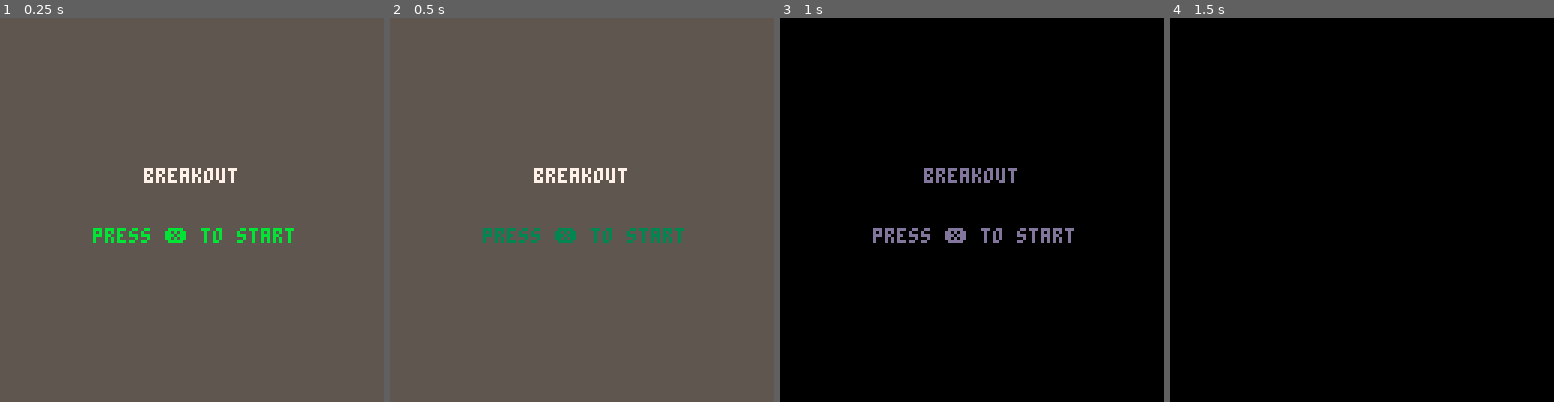
Above: before the commit, frames 1-4 (left to right).
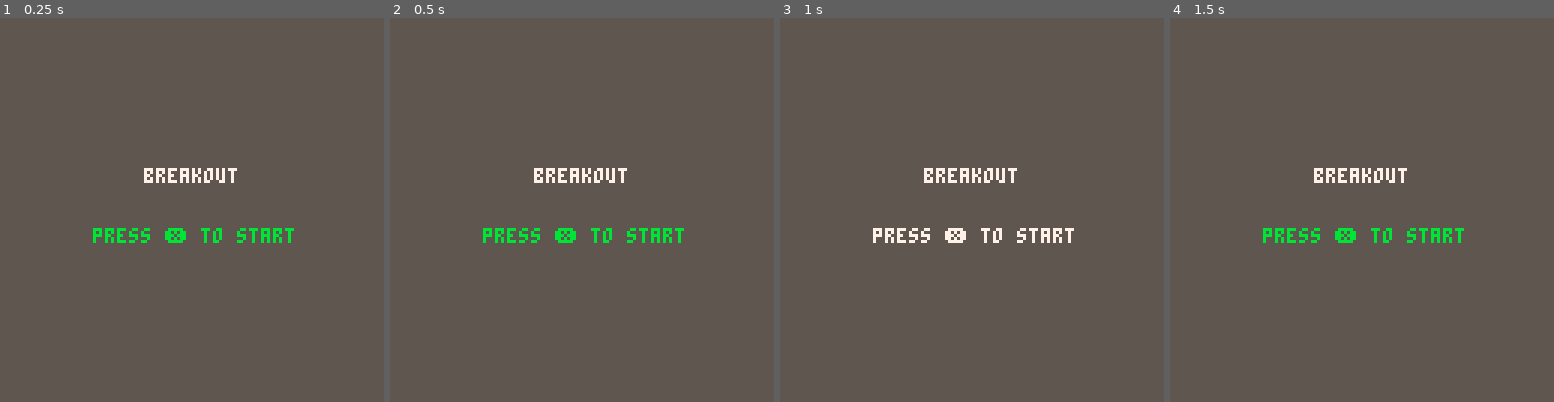
Above: after the commit, the same moments.

Repository: CaseyNord/Pico-8-Hero
Game: PICO-8 cartridge mybreakout.p8
Two runs of this game, one before a commit and one after it. Both use one fixed random seed, a clock stepped at 60 frames per second and the inputs below.
Inputs:
- Up to frame 1 (0.25 s): no input
- Up to frame 2 (0.5 s): tap X (X key) at 0.33 s
- Up to frame 3 (1 s): no input
- Up to frame 4 (1.5 s): tap X (X key) at 1.07 s

Frame 1 is identical in both runs. In frame 2, 0.8% of the frame differs, in the area x 24-77%, y 54-59%; in frame 3, 100%, in the area x 0-100%, y 0-100%; in frame 4, 100%.

Commit message:
refactoring juicyness section

Diff:
--- a/mybreakout.p8
+++ b/mybreakout.p8
@@ -166,7 +166,7 @@
 
 	--always update particles so they can always be used!
 	update_particles()
-	screenshake()
+	screen_shake()
 
 	if manager.mode=="game" then
 		update_game()
@@ -995,30 +995,30 @@
 -->8
 -- juicyness --
 
-function screenshake()
-	local _x = 16-rnd(32)
-	local _y = 16-rnd(32)
-
-	_x *= shake
-	_y *= shake
+function screen_shake()
+	local _x=16-rnd(32)
+	local _y=16-rnd(32)
+
+	_x*=shake
+	_y*=shake
 
 	camera(_x,_y)
 
-	shake *= 0.95
-	if shake < 0.05 then
-		shake = 0
+	shake*=0.95
+	if shake<0.05 then
+		shake=0
 	end
 end
 
 function blink(_blinksequence)
-	blink_frame += 1
-	if blink_frame > blink_speed then
-		blink_frame = 0
-		blink_seq_index += 1
-		if blink_seq_index > #_blinksequence then
-			blink_seq_index = 1
-		end
-		blink_color = _blinksequence[blink_seq_index]
+	blink_frame+=1
+	if blink_frame>blink_speed then
+		blink_frame=0
+		blink_seq_index+=1
+		if blink_seq_index>#_blinksequence then
+			blink_seq_index=1
+		end
+		blink_color=_blinksequence[blink_seq_index]
 	end
 end
 
@@ -1029,69 +1029,69 @@
 	end
 	arrow_mult_01=1+(2*(arrow_frame/arrow_anim_spd))
 
-	local arrow_frame_2=arrow_frame+(arrow_anim_spd/2)
-	if arrow_frame_2>arrow_anim_spd then
-		arrow_frame_2=arrow_frame_2-arrow_anim_spd
-	end
-	arrow_mult_02=1+(2*(arrow_frame_2/arrow_anim_spd))
+	local _arrow_frame_2=arrow_frame+(arrow_anim_spd/2)
+	if _arrow_frame_2>arrow_anim_spd then
+		_arrow_frame_2=_arrow_frame_2-arrow_anim_spd
+	end
+	arrow_mult_02=1+(2*(_arrow_frame_2/arrow_anim_spd))
 end
 
 function fadepal(_perc)
- -- by krystman [#34135#]
- -- create fade by altering
- -- color palette
- -- 0 means normal
- -- 1 is completely black
-
- -- first we take our argument
- -- and turn it into a
- -- percentage number (0-100)
- -- also making sure its not
- -- out of bounds
- local p=flr(mid(0,_perc,1)*100)
-
- -- these are helper variables
- local kmax,col,dpal,j,k
-
- -- this is a table to do the
- -- palette shifiting. it tells
- -- what number changes into
- -- what when it gets darker
- -- so number
- -- 15 becomes 14
- -- 14 becomes 13
- -- 13 becomes 1
- -- 12 becomes 3
- -- etc...
- dpal={0,1,1,2,1,13,6,4,4,9,3,13,1,13,14}
-
- -- now we go trough all colors
- for j=1,15 do
-  --grab the current color
-  col = j
-
-  --now calculate how many
-  --times we want to fade the
-  --color.
-  --this is a messy formula
-  --and not exact science.
-  --but basically when kmax
-  --reaches 5 every color gets
-  --turns black.
-  kmax=(p+(j*1.46))/22
-
-  --now we send the color
-  --through our table kmax
-  --times to derive the final
-  --color
-  for k=1,kmax do
-   col=dpal[col]
-  end
-
-  --finally, we change the
-  --palette
-  pal(j,col,1)
- end
+	-- by krystman [#34135#]
+	-- create fade by altering
+	-- color palette
+	-- 0 means normal
+	-- 1 is completely black
+
+	-- first we take our argument
+	-- and turn it into a
+	-- percentage number (0-100)
+	-- also making sure its not
+	-- out of bounds
+	local _p=flr(mid(0,_perc,1)*100)
+
+	-- these are helper variables
+	local _kmax,_col,_dpal,_j,_k
+
+	-- this is a table to do the
+	-- palette shifiting. it tells
+	-- what number changes into
+	-- what when it gets darker
+	-- so number
+	-- 15 becomes 14
+	-- 14 becomes 13
+	-- 13 becomes 1
+	-- 12 becomes 3
+	-- etc...
+	_dpal={0,1,1,2,1,13,6,4,4,9,3,13,1,13,14}
+
+	-- now we go trough all colors
+	for _j=1,15 do
+		--grab the current color
+		_col=_j
+
+		--now calculate how many
+		--times we want to fade the
+		--color.
+		--this is a messy formula
+		--and not exact science.
+		--but basically when kmax
+		--reaches 5 every color gets
+		--turns black.
+		_kmax=(_p+(_j*1.46))/22
+
+		--now we send the color
+		--through our table kmax
+		--times to derive the final
+		--color
+		for _k=1,_kmax do
+			_col=_dpal[_col]
+		end
+
+		--finally, we change the
+		--palette
+		pal(j,col,1)
+	end
 end
 
 -->8
